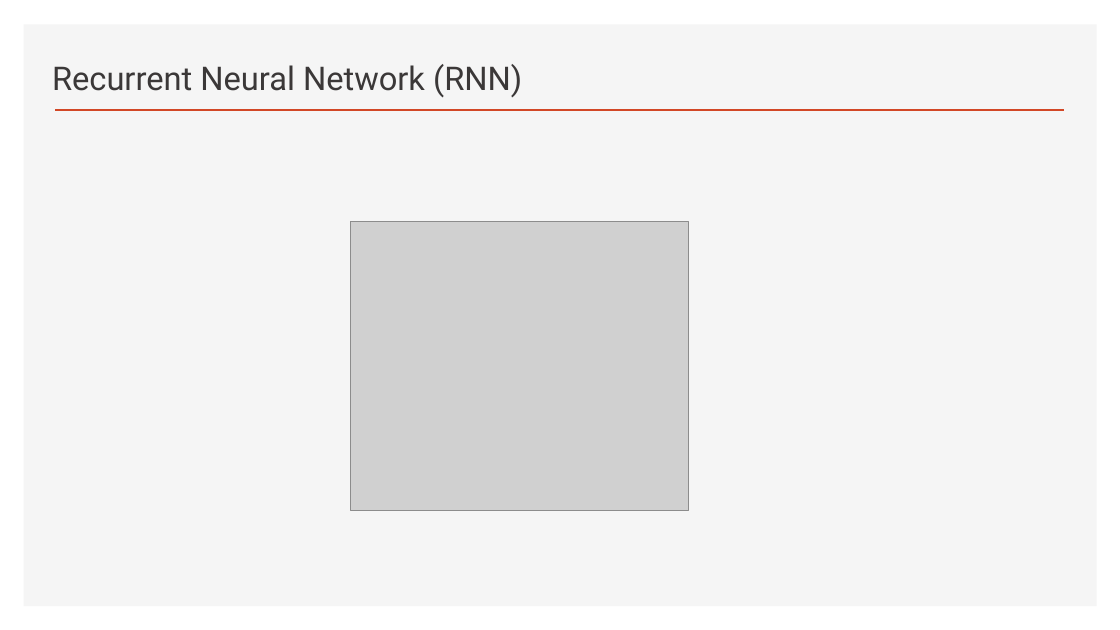
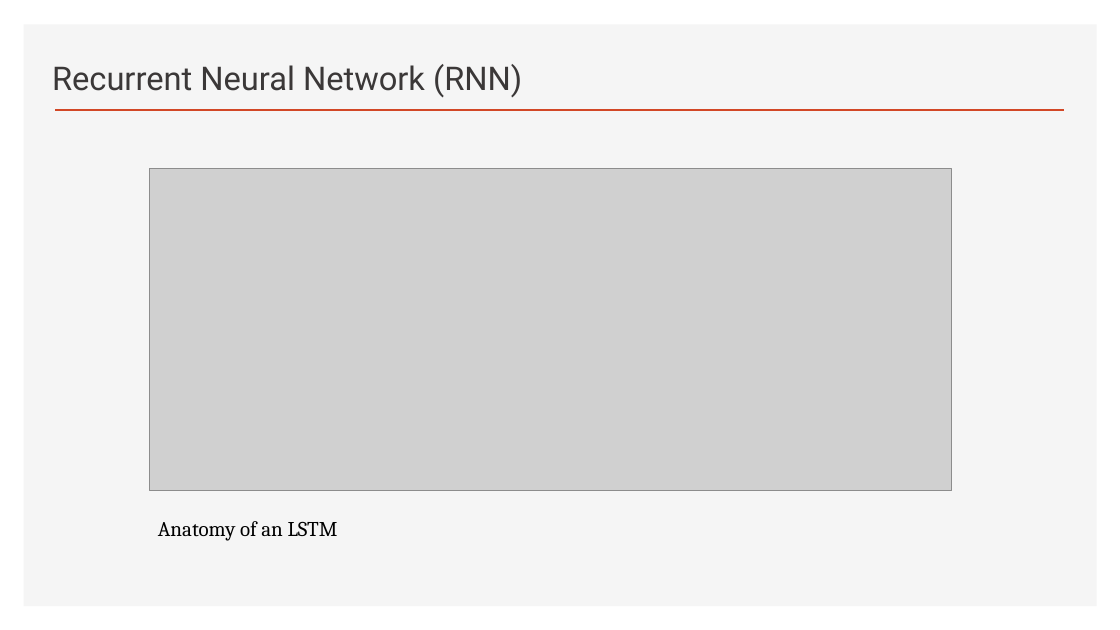
Before and after one commit to ancestor9/2026_Fall_Deep-Learning-with-Python, a slide deck: slide 31 of Chapter 13 Timeseries forecasting.pptx (slide 36 before the commit). Drawn at 1120x630 pixels with LibreOffice and Linux fonts; fonts in the diff are those of the drawing; grey boxes stand for pictures; background and template pictures are left out. Boxes give left, top, right and bottom in pixels: in the first picture for what was removed or moved away, otherwise in the second. Text is boxed around its words. In the diff, an @@ line names an element or a change of style, - is before the commit and + after.

```diff
--- a/Chapter 13 Timeseries forecasting.pptx
+++ b/Chapter 13 Timeseries forecasting.pptx
@@ picture added at (x1=150, y1=169, x2=952, y2=491) @@
@@ picture removed at (x1=350, y1=222, x2=688, y2=511) @@
@@ text added at (x1=158, y1=521, x2=338, y2=541), 18 pt, text #000000 @@
+Anatomy of an LSTM
```
Also in this commit, not shown: 17 other slides changed, 7 slides added.
